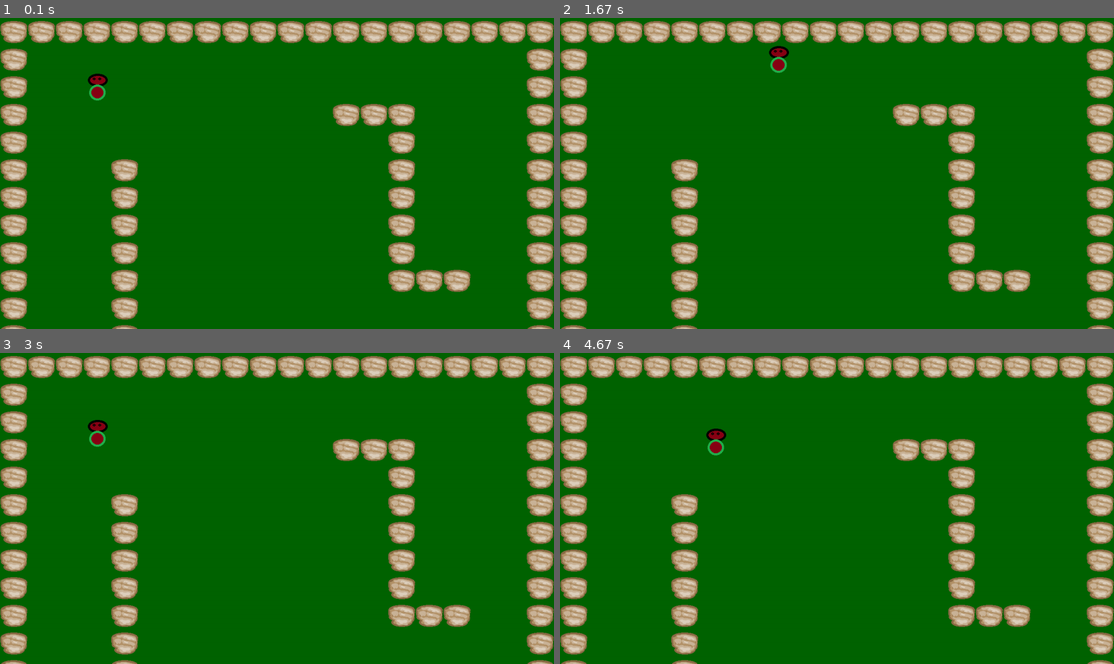
Above: before the commit, frames 1-4 (two rows, left to right).
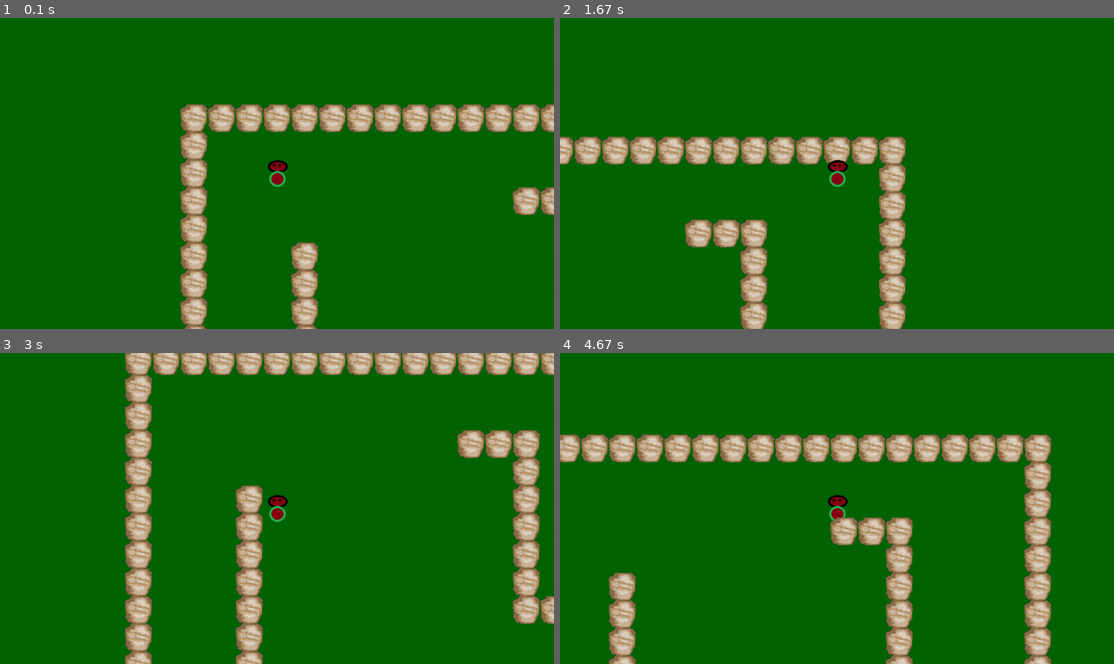
Above: after the commit, the same moments.

Repository: ewinnington/py-game-explore
Game: pygame game, started from main.py
Same seed, same stepped clock (60 frames per second), same inputs: the game is played once before the commit and once after it.
Inputs:
- Up to frame 1 (0.1 s): no input
- Up to frame 2 (1.67 s): hold Right 0.33-0.8 s; hold Up 0.83-1.13 s; hold Right 1.17-1.63 s
- Up to frame 3 (3 s): hold Left 1.67-2.2 s; hold Down 2.23-2.53 s; hold Left 2.57-2.97 s
- Up to frame 4 (4.67 s): hold Up 3-3.37 s; hold Right 3.4-4.03 s; hold Down 4.07-4.43 s; hold Left from 4.47 s (still down)

The runs differ from the first frame. In frame 1, 26% of the frame differs, in the area x 0-100%, y 0-100%; in frame 2, 27%; in frame 3, 26%; in frame 4, 30%.

Commit message:
1:12:00 - game camera moves & player centered. next: Tiled

Diff:
--- a/data.py
+++ b/data.py
@@ -4,6 +4,7 @@
 FPS = 60
 TILESIZE = 64
 CAPTION = "DemoBlade"
+PLAYER_SPEED = 16
 
 WORLD_MAP = [
 ['X','X','X','X','X','X','X','X','X','X','X','X','X','X','X','X','X','X','X','X'],
--- a/level.py
+++ b/level.py
@@ -10,7 +10,7 @@
         self.display_surface = pygame.display.get_surface()
 
         # setup sprite groups
-        self.visible_sprites = pygame.sprite.Group()
+        self.visible_sprites = YSortCameraGroup()
         self.obstacle_sprites = pygame.sprite.Group()
 
         # create the map
@@ -24,8 +24,29 @@
                 if col == 'X':
                     Tile((x,y), [self.visible_sprites, self.obstacle_sprites])
                 if col == 'p':
-                    Player((x,y), [self.visible_sprites], self.obstacle_sprites)
+                    self.player = Player((x,y), [self.visible_sprites], self.obstacle_sprites)
 
     def run(self):
-        self.visible_sprites.draw(self.display_surface)
+        self.visible_sprites.custom_draw(self.player)
         self.visible_sprites.update()
+
+
+class YSortCameraGroup(pygame.sprite.Group):
+    def __init__(self):
+        super().__init__()
+        self.display_surface = pygame.display.get_surface()
+        self.half_height = self.display_surface.get_height() // 2
+        self.half_width = self.display_surface.get_width() // 2
+        self.offset = pygame.math.Vector2(0,0)
+
+    def custom_draw(self, player):
+
+        # Creating the camera movement offset
+        # this could be changed to allow the player to move in a central location without camera movement
+        self.offset.x = player.rect.centerx - self.half_width
+        self.offset.y = player.rect.centery - self.half_height
+
+        #for sprite in self.sprites():
+        for sprite in sorted(self.sprites(), key = lambda sprite: sprite.rect.centery):
+            offset_pos = sprite.rect.topleft - self.offset
+            self.display_surface.blit(sprite.image, offset_pos)
--- a/player.py
+++ b/player.py
@@ -9,9 +9,10 @@
         self.image = pygame.image.load(os.path.join('sprites','player.png')).convert_alpha()
         self.image.set_colorkey(colorkey)
         self.rect = self.image.get_rect(topleft=pos)
+        self.hitbox = self.rect.inflate(0,-14) # allow 8px overlap on vertical
 
         self.direction = pygame.math.Vector2(0,0)
-        self.speed = 5
+        self.speed = PLAYER_SPEED
 
         self.obstacle_sprites = obstacle_sprites
 
@@ -32,30 +33,30 @@
         if self.direction.magnitude() != 0:
             self.direction = self.direction.normalize()
 
-        self.rect.x += self.direction.x * speed
+        self.hitbox.x += self.direction.x * speed
         self.collision('horizontal')
-        self.rect.y += self.direction.y * speed
+        self.hitbox.y += self.direction.y * speed
         self.collision('vertical')
-        #self.rect.center += self.direction * speed
+        self.rect.center = self.hitbox.center
 
     def collision(self, direction):
         if direction == 'horizontal':
             for sprite in self.obstacle_sprites:
-                if sprite.rect.colliderect(self.rect):
+                if sprite.hitbox.colliderect(self.hitbox):
                     # We assume static obstacles here
                     if self.direction.x > 0: #moving right & colliding
-                        self.rect.right = sprite.rect.left
+                        self.hitbox.right = sprite.hitbox.left
                     if self.direction.x < 0: #moving left & colliding
-                        self.rect.left = sprite.rect.right
+                        self.hitbox.left = sprite.hitbox.right
 
         if direction == 'vertical':
             for sprite in self.obstacle_sprites:
-                if sprite.rect.colliderect(self.rect):
+                if sprite.hitbox.colliderect(self.hitbox):
                     # We assume static obstacles here
                     if self.direction.y > 0: #moving down & colliding
-                        self.rect.bottom = sprite.rect.top
+                        self.hitbox.bottom = sprite.hitbox.top
                     if self.direction.y < 0: #moving up & colliding
-                        self.rect.top = sprite.rect.bottom
+                        self.hitbox.top = sprite.hitbox.bottom
 
     def update(self):
         self.input()
--- a/tile.py
+++ b/tile.py
@@ -9,3 +9,4 @@
         self.image = pygame.image.load(os.path.join('sprites','rock.png')).convert_alpha()
         self.image.set_colorkey(colorkey)
         self.rect = self.image.get_rect(topleft=pos)
+        self.hitbox = self.rect.inflate(0,-8) # allow 8px overlap on vertical
Binary file changed: sprites/rock.png
